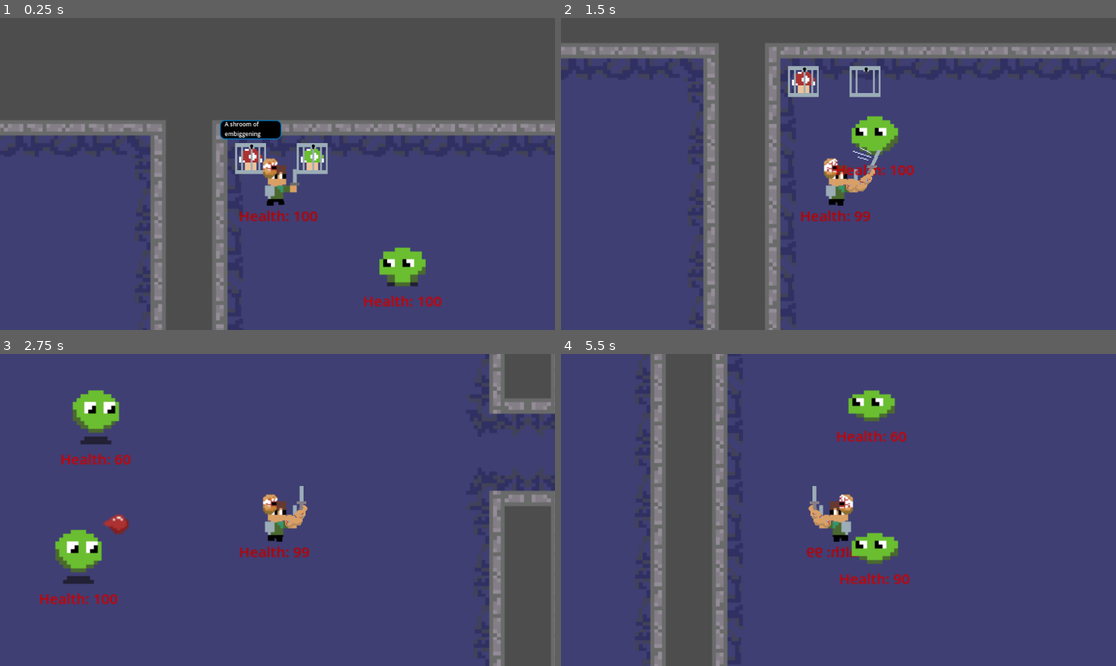
Above: before the commit, frames 1-4 (two rows, left to right).
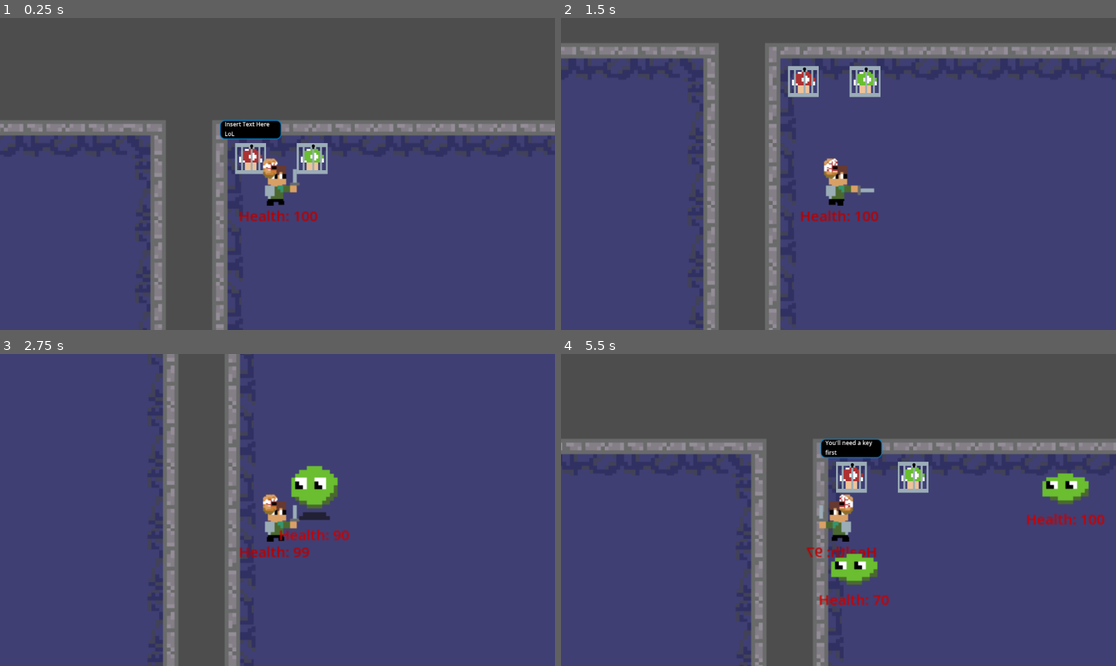
Above: after the commit, the same moments.

Repository: beml201/dungeon_game1
Game: Godot game, scene res://scenes/main.tscn
Two runs of this game, one before a commit and one after it. Both use one fixed random seed, a clock stepped at 60 frames per second and the inputs below. The engine's default icon, where the game draws it, is replaced by a stand-in: a white triangle on a blue panel in a dark square.
Inputs (mouse positions are in pixels of both pictures, inside the frame that each line leads up to):
- Up to frame 1 (0.25 s): no input
- Up to frame 2 (1.5 s): move the mouse to (960, 158) at 0.52 s; hold D (right) 0.53-1.28 s; click (960, 158) at 0.6 s; move the mouse to (727, 189) at 1.27 s; hold S (down) from 1.28 s (still down); click (727, 189) at 1.35 s
- Up to frame 3 (2.75 s): move the mouse to (333, 441) at 2.02 s; release S (down) at 2.03 s; hold D (right) from 2.03 s (still down); tap E (shoot) at 2.1 s; click (333, 441) at 2.3 s
- Up to frame 4 (5.5 s): move the mouse to (810, 572) at 2.77 s; release D (right) at 2.78 s; hold W (up) 2.78-3.53 s; click (810, 572) at 2.85 s; move the mouse to (1005, 556) at 3.52 s; hold A (left) 3.53-5.03 s; click (1005, 556) at 3.6 s; move the mouse to (672, 463) at 4.27 s; tap E (shoot) at 4.35 s; click (672, 463) at 4.55 s; move the mouse to (866, 510) at 5.02 s; hold S (down) from 5.03 s (still down); click (866, 510) at 5.1 s

The runs differ from the first frame. In frame 1, 1.2% of the frame differs, in the area x 40-80%, y 33-93%; in frame 2, 1.6%; in frame 3, 29%; in frame 4, 53%, in the area x 0-100%, y 0-100%.
Error after the commit: Invalid assignment of property or key 'text' with value of type 'String' on a base object of type 'null instance'. (res://scripts/mushroom.gd:19)

Commit message:
Added key

Diff:
--- /dev/null
+++ b/scenes/key.tscn
@@ -0,0 +1,20 @@
+[gd_scene load_steps=4 format=3 uid="uid://dx3s265j5sbvt"]
+
+[ext_resource type="Script" path="res://scripts/key.gd" id="1_ewip1"]
+[ext_resource type="Texture2D" uid="uid://dht4vsupld6gt" path="res://assets/key.png" id="2_mksdl"]
+
+[sub_resource type="CapsuleShape2D" id="CapsuleShape2D_pbdup"]
+
+[node name="Key" type="Area2D"]
+script = ExtResource("1_ewip1")
+
+[node name="Sprite2D" type="Sprite2D" parent="."]
+texture = ExtResource("2_mksdl")
+
+[node name="CollisionShape2D" type="CollisionShape2D" parent="."]
+position = Vector2(0, 3)
+scale = Vector2(1.3, 1.5)
+shape = SubResource("CapsuleShape2D_pbdup")
+
+[connection signal="body_entered" from="." to="." method="_on_body_entered"]
+[connection signal="body_exited" from="." to="." method="_on_body_exited"]
--- a/scripts/dungeon.gd
+++ b/scripts/dungeon.gd
@@ -117,7 +117,7 @@
 		alt_tile_order = [4,6,5,7]
 	for i in range(corridor_pos.size()):
 		tiles.set_cell(corridor_pos[i], 0, Vector2i(0,0), alt_tile_order[i])
-	Global.emit_signal("create_enemies",generated_rooms,room_pos_ul)
+	Global.emit_signal("create_enemies",n_events)
 
 func add_mushrooms(coord_upperleft, room_width, room_height, types=['EMBIGGEN']):
 	for i in range(types.size()):
--- a/scripts/global.gd
+++ b/scripts/global.gd
@@ -13,8 +13,10 @@
 var player_current_attack = false
 var player_can_attack = true
 var dungeons_finished := 0
-var player_can_upgrade = true
+var player_can_upgrade := false
+var key_spawned := false
 var rooms_spawned = 0
+var mobs_left := 0
 
 # Public calls
 signal player_attack
--- /dev/null
+++ b/scripts/key.gd
@@ -0,0 +1,30 @@
+extends Area2D
+
+const drop_height := 3*Global.TILE_SIZE
+const drop_speed := 10
+var in_range = false
+
+# Called when the node enters the scene tree for the first time.
+func _ready() -> void:
+	Global.connect("player_attack", _player_interact)
+	# Drop the key
+	position.y -= drop_height
+	for i in range(drop_speed):
+		position.y += drop_height/drop_speed
+		await get_tree().create_timer(0.01).timeout
+
+# Called every frame. 'delta' is the elapsed time since the previous frame.
+func _process(delta: float) -> void:
+	pass
+
+func _player_interact(strength):
+	if in_range:
+		Global.key_spawned = false
+		Global.player_can_upgrade = true
+		queue_free()
+
+func _on_body_entered(body: Node2D) -> void:
+	in_range = true
+
+func _on_body_exited(body: Node2D) -> void:
+	in_range = false
--- a/scripts/main.gd
+++ b/scripts/main.gd
@@ -16,6 +16,7 @@
 const Phantom = preload("res://scenes/mob_phantom.tscn")
 ##Other
 const Mush = preload("res://scenes/mushroom.tscn")
+const Key = preload("res://scenes/key.tscn")
 # Called when the node enters the scene tree for the first time.
 func _ready():
 	Global.connect("create_enemies", add_enemies)
@@ -23,24 +24,24 @@
 	player.global_position = Vector2i(5*tilesize,5*tilesize)
 	add_child(player)
 	$Background_music.play()
-
 	#var player_current_attack = false
-	var start = [Vector2i(0,0), Vector2i(0,0)]
-	add_enemies([0],start)
+	add_enemies(0)
 	#var mush = Mush.instantiate()
 	#mush.global_position = Vector2i(4*tilesize, 4*tilesize)
 	#add_child(mush)
 
 # Called every frame. 'delta' is the elapsed time since the previous frame.
 func _process(delta):
-	pass
+	if Global.mobs_left == 0 and not Global.key_spawned and not Global.player_can_upgrade:
+		add_key(Global.dungeons_finished)
 
-func add_enemies(difficulty,room_corners):
+func add_enemies(room_number):
 	var enemy_types = [Slime]
-	var room_corner := Vector2i(room_corners[Global.rooms_spawned][0],room_corners[Global.rooms_spawned][1])
+	#var room_corner := Vector2i(dunroom_corners[Global.rooms_spawned][0],room_corners[Global.rooms_spawned][1])
+	var difficulty = room_number+1
 	var enemies = 2
 
-	if len(difficulty) > 1:
+	if difficulty > 1:
 		enemies = randi()%3 + 2
 		enemy_types.append(Crawler)
 		#enemy_types.append(Arms)
@@ -48,13 +49,21 @@
 		#enemy_types.append(Slug)
 		enemy_types.append(Phantom)
 
-	print(room_corner)
+	#print(room_corner)
 	for i in range(0,enemies):
 		var random_enemy = randi()%len(enemy_types)
-		var random_x = randi_range(3, 8)
-		var random_y = randi_range(3, 8)
+		var random_x = randi()%(dungeon.ROOM_SIZE[0]-2)+1
+		var random_y = randi()%(dungeon.ROOM_SIZE[1]-2)+1#randi_range(3, 8)
 		#print(random_x, ",", random_y)
 		var new_enemy = enemy_types[random_enemy].instantiate()
-		new_enemy.global_position = (room_corner+Vector2i(random_x, random_y))*Global.TILE_SIZE
+		new_enemy.global_position = (dungeon.room_pos_ul[room_number]+Vector2i(random_x, random_y))*Global.TILE_SIZE
 		add_child(new_enemy)
+	Global.mobs_left = enemies
 	Global.rooms_spawned += 1
+
+func add_key(room_number):
+	Global.key_spawned = true
+	var key = Key.instantiate()
+	key.position = dungeon.room_pos_ul[room_number] + (dungeon.ROOM_SIZE/2)
+	key.position *= Global.TILE_SIZE
+	add_child(key)
--- a/scripts/mob_arms.gd
+++ b/scripts/mob_arms.gd
@@ -80,6 +80,7 @@
 		$HealthLabel.text = "Health: "+str(max(0,health))
 		check_for_damage = false
 		if health<=0:
+			Global.mobs_left -= 1
 			queue_free()
 
 # Picks random value from array
--- a/scripts/mob_crawl.gd
+++ b/scripts/mob_crawl.gd
@@ -76,6 +76,7 @@
 		$HealthLabel.text = "Health: "+str(max(0,health))
 		check_for_damage = false
 		if health<=0:
+			Global.mobs_left -= 1
 			queue_free()
 
 # Picks random value from array
--- a/scripts/mob_legs.gd
+++ b/scripts/mob_legs.gd
@@ -75,6 +75,7 @@
 		$HealthLabel.text = "Health: "+str(max(0,health))
 		check_for_damage = false
 		if health<=0:
+			Global.mobs_left -= 1
 			queue_free()
 
 # Picks random value from array
--- a/scripts/mob_phantom.gd
+++ b/scripts/mob_phantom.gd
@@ -81,6 +81,7 @@
 		$HealthLabel.text = "Health: "+str(max(0,health))
 		check_for_damage = false
 		if health<=0:
+			Global.mobs_left -= 1
 			queue_free()
 
 # Picks random value from array
--- a/scripts/mob_slime.gd
+++ b/scripts/mob_slime.gd
@@ -73,6 +73,7 @@
 		$HealthLabel.text = "Health: "+str(max(0,health))
 		check_for_damage = false
 		if health<=0:
+			Global.mobs_left -= 1
 			queue_free()
 
 # Picks random value from array
--- a/scripts/mob_slug.gd
+++ b/scripts/mob_slug.gd
@@ -81,6 +81,7 @@
 		$HealthLabel.text = "Health: "+str(max(0,health))
 		check_for_damage = false
 		if health<=0:
+			Global.mobs_left -= 1
 			queue_free()
 
 # Picks random value from array
--- a/scripts/mushroom.gd
+++ b/scripts/mushroom.gd
@@ -6,59 +6,41 @@
 var in_range = false
 var sprite_changed = false
 var mushroom_type = 'EMBIGGEN'
+var default_text = "A shroom of embiggening"
 
 func _ready():
-	if mushroom_type==Global.UPGRADE_OPTIONS[0]:
-		$TextBox/Label.text = "A shroom of embiggening"
+	Global.connect("player_attack", _player_interact)
+	if mushroom_type=="EMBIGGEN":
+		default_text = "A shroom of embiggening"
 		$Sprite2D.texture = load("res://assets/mush in cage.png")
-	else:
+	elif mushroom_type=="ENARMEN":
+		default_text = "a shroom of enstrengthening"
 		$Sprite2D.texture = load("res://assets/green mush in cage.png")
-	Global.connect("player_attack", _player_interact)
-
-	if mushroom_type==Global.UPGRADE_OPTIONS[1]:
-		$TextBox/Label.text = "a shroom of enstrengthening"
-		$Sprite2D.texture = load("res://assets/green mush in cage.png")
-	else:
-		$Sprite2D.texture = load("res://assets/mush in cage.png")
-
-
+	$Sprite2D/Label.text = default_text
 
 func _physics_process(delta: float) -> void:
 	pass
-	#if in_range and Global.player_current_attack and not sprite_changed:
-	#	sprite_changed = true
-	#	if Global.player_can_upgrade:
-	#		Global.magic_mushroom.emit("EMBIGGEN")
-	#		$TextBox/Label.text = "An empty cage..."
-	#		$Sprite2D.texture = load("res://assets/cage.png")
-	#	else:
-	#		Global.magic_mushroom.emit()
-	#		$TextBox/Label.text = "The caged mushroom stays caged..."
-	#	Global.player_can_upgrade = false
 
 func _player_interact(strength):
 	if in_range and not sprite_changed:
-		sprite_changed = true
-		if Global.player_can_upgrade:
+		if Global.player_can_upgrade and not Global.key_spawned:
+			sprite_changed = true
+			Global.player_can_upgrade = false
 			Global.magic_mushroom.emit(mushroom_type)
-			$TextBox/Label.text = "An empty cage..."
+			default_text = "An empty cage..."
+			$TextBox/Label.text = default_text
 			$Sprite2D.texture = load("res://assets/cage.png")
 		else:
-			Global.magic_mushroom.emit("")
-			$TextBox/Label.text = "The caged mushroom stays caged..."
-		#Global.player_can_upgrade = false
+			#Global.magic_mushroom.emit("")
+			$TextBox/Label.text = "You'll need a key first"
 
 func _on_view_body_entered(body: Node2D) -> void:
 	if body.name=="sam":
 		$TextBox.show()
 		in_range = true
-	else:
-		pass
-		#print(body)
-	pass # Replace with function body.
-
 
 func _on_view_body_exited(body: Node2D) -> void:
 	if body.name=="sam":
 		$TextBox.hide()
+		$TextBox/Label.text = default_text
 		in_range=false
